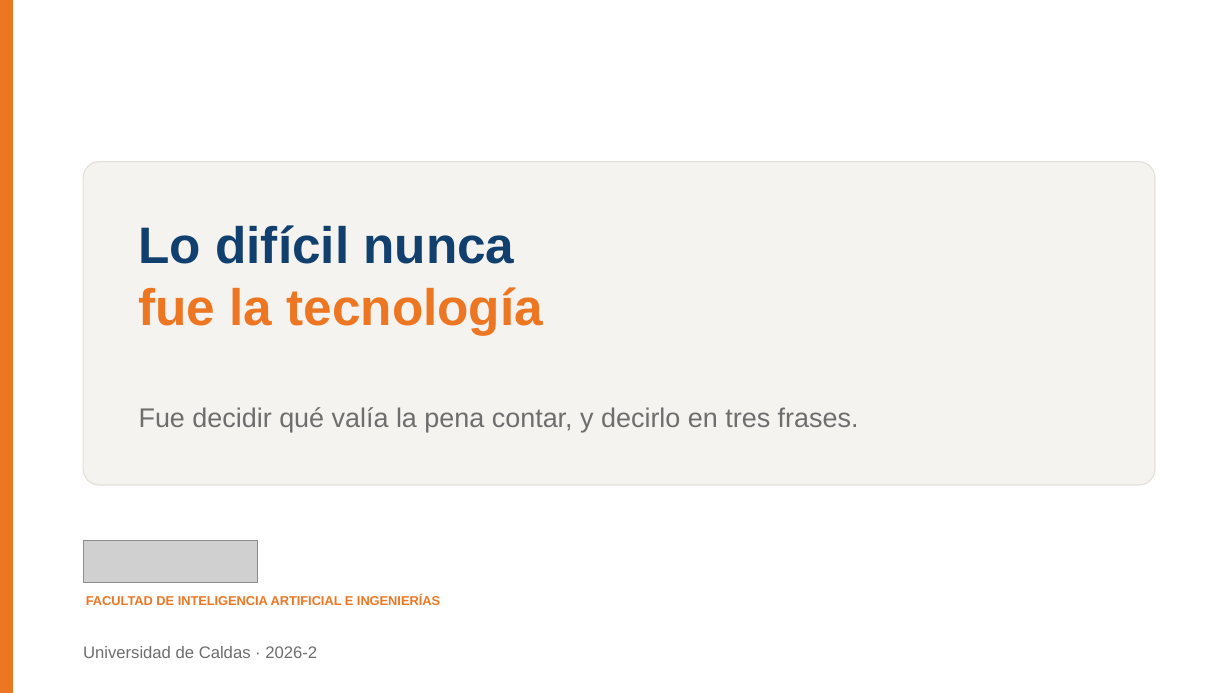
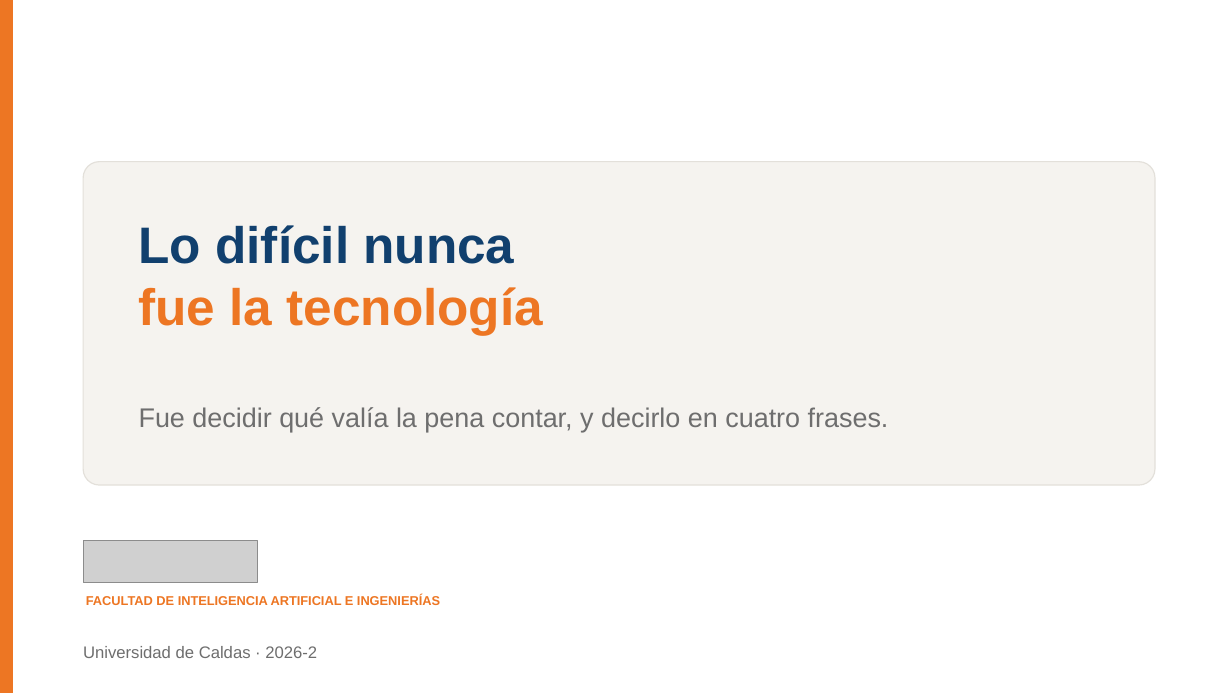
Before and after one commit to BioAITeamLearning/IntroInfo_2026_02_Ucaldas, a slide deck: slide 16 of _static/sesion06/S06_audio_imagen_video.pptx. Drawn at 1232x693 pixels with LibreOffice and Linux fonts; fonts in the diff are those of the drawing; grey boxes stand for pictures. Boxes give left, top, right and bottom in pixels: in the first picture for what was removed or moved away, otherwise in the second. Text is boxed around its words. In the diff, an @@ line names an element or a change of style, - is before the commit and + after.

```diff
--- a/_static/sesion06/S06_audio_imagen_video.pptx
+++ b/_static/sesion06/S06_audio_imagen_video.pptx
@@ text at (139,407,889,432): text changed @@
-Fue decidir qué valía la pena contar, y decirlo en tres frases.
+Fue decidir qué valía la pena contar, y decirlo en cuatro frases.
```
Also in this commit, not shown: 12 other slides changed, 1 slide added, 1 slide removed, 2 other files.
